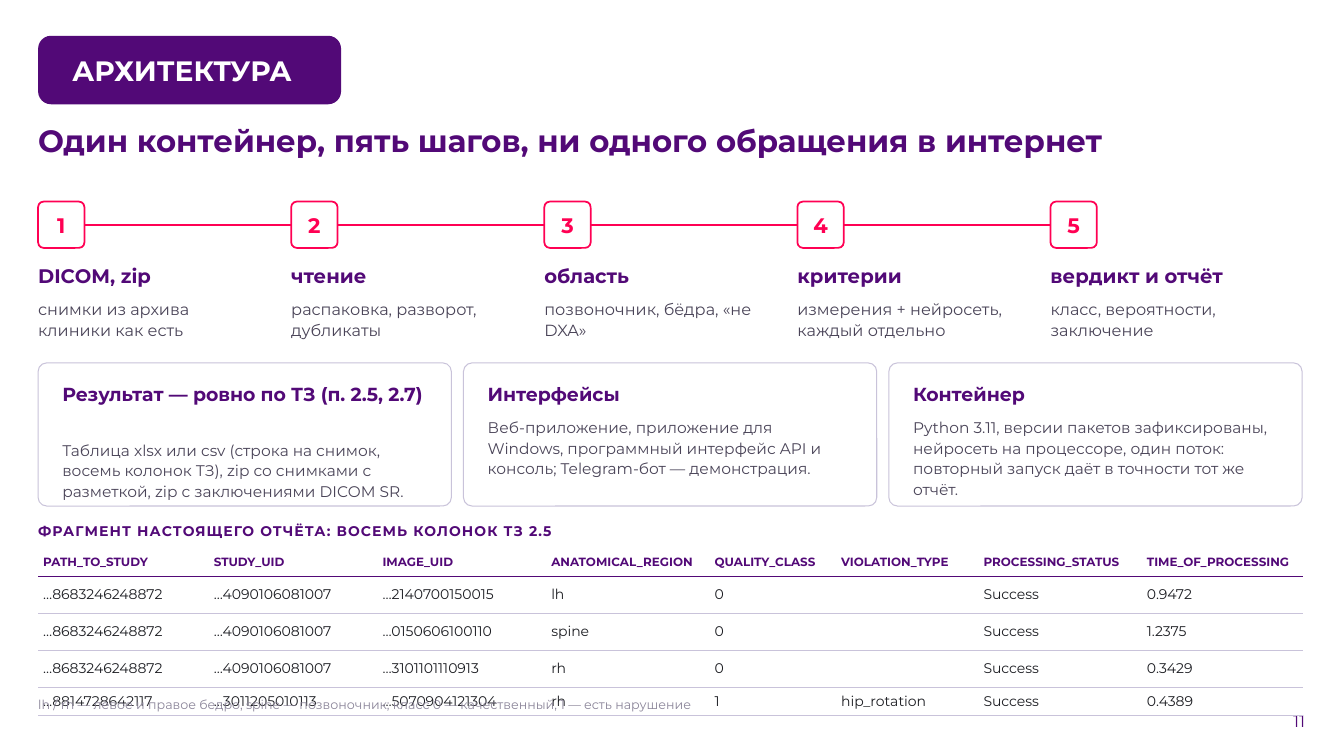
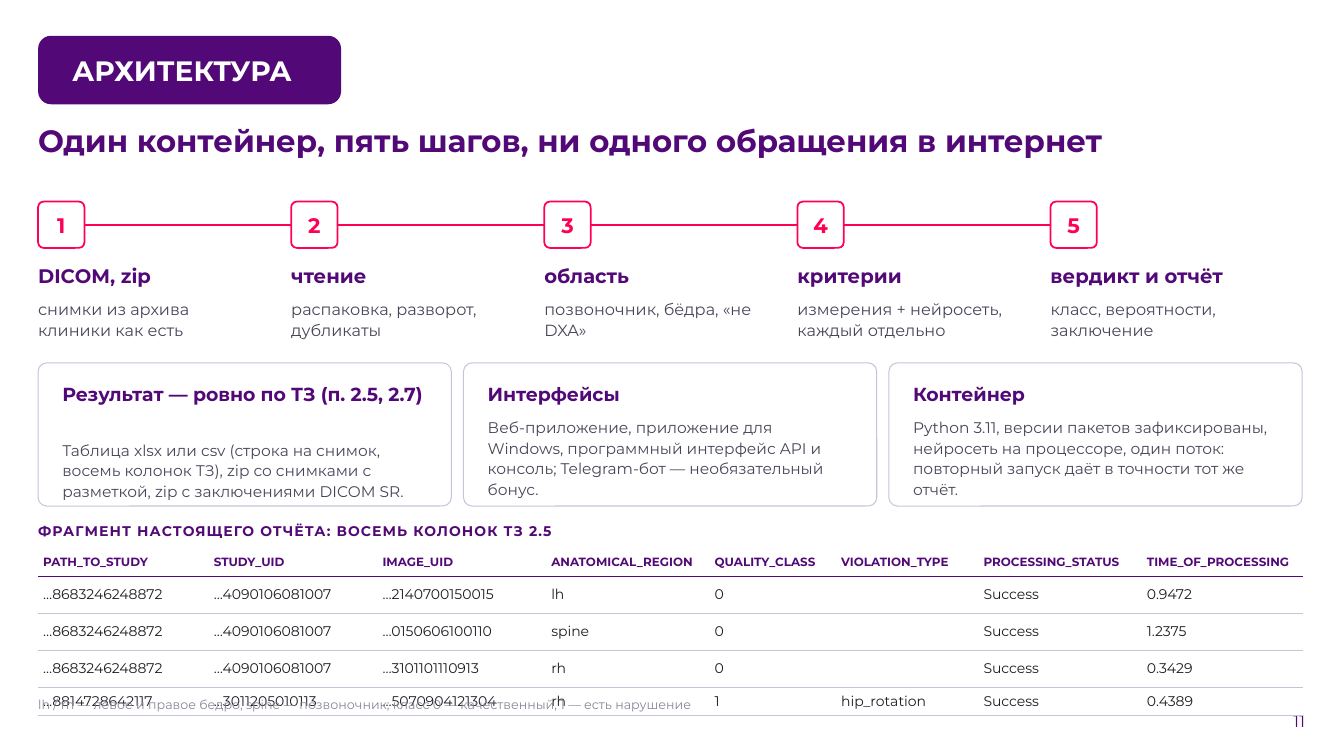
Before and after one commit to theorcos239/LCT_2026, a slide deck: slide 11 of docs/presentation/DXA_QC_pitch.pptx. Drawn at 1344x756 pixels with LibreOffice and Linux fonts; fonts in the diff are those of the drawing; background and template pictures are left out. Boxes give left, top, right and bottom in pixels: in the first picture for what was removed or moved away, otherwise in the second. Text is boxed around its words. In the diff, an @@ line names an element or a change of style, - is before the commit and + after.

```diff
--- a/docs/presentation/DXA_QC_pitch.pptx
+++ b/docs/presentation/DXA_QC_pitch.pptx
@@ text at (x1=488, y1=421, x2=823, y2=498): text changed @@
-Веб-приложение, приложение для Windows, программный интерфейс API и консоль; Telegram-бот — демонстрация.
+Веб-приложение, приложение для Windows, программный интерфейс API и консоль; Telegram-бот — необязательный бонус.
```
Also in this commit, not shown: 10 other slides changed, 1 slide added, 1 slide removed, 12 other files.
